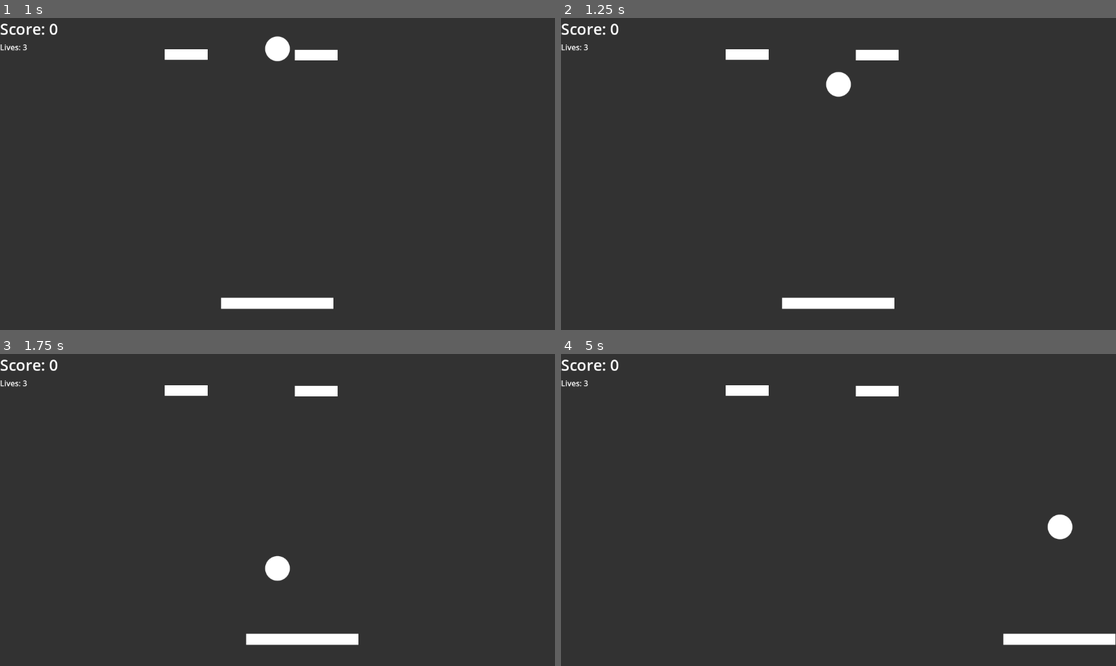
Above: before the commit, frames 1-4 (two rows, left to right).
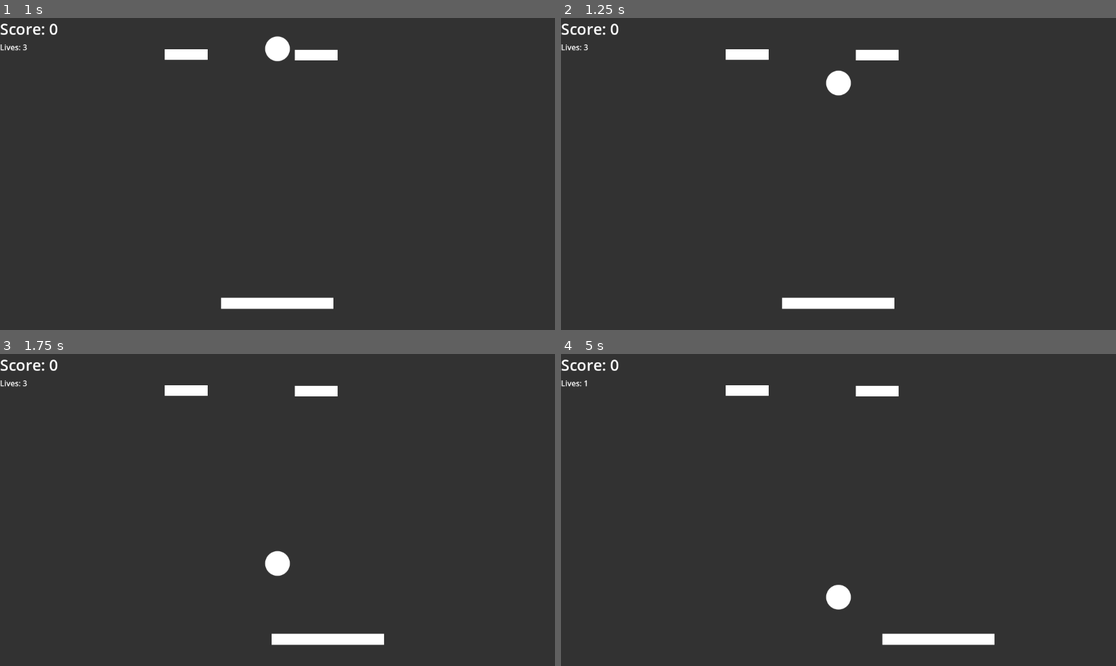
Above: after the commit, the same moments.

Repository: Aratch/20gch-02-breakout
Game: Godot game, scene res://main.tscn
Two runs of this game, one before a commit and one after it. Both use one fixed random seed, a clock stepped at 60 frames per second and the inputs below.
Inputs:
- Up to frame 1 (1 s): click "Start Game" at 0.5 s
- Up to frame 2 (1.25 s): no input
- Up to frame 3 (1.75 s): hold D (move_right) from 1.28 s (still down)
- Up to frame 4 (5 s): release D (move_right) at 2.03 s; hold A (move_left) 2.03-2.78 s; hold D (move_right) 2.78-4.28 s; hold A (move_left) from 4.28 s (still down)

Frame 1 is identical in both runs. In frame 2, less than 0.1% of the frame differs, in the area x 47-53%, y 16-26%; in frame 3, 0.5%; in frame 4, 2.1%, in the area x 4-100%, y 8-94%.

Commit message:
Make ball speed up only after breaking a brick; make paddle movement smoother

Diff:
--- a/scripts/ball.gd
+++ b/scripts/ball.gd
@@ -54,6 +54,8 @@
 		get_owner().game_ready.connect(_on_game_ready)
 		EventBus.game_paused.connect(pause)
 		EventBus.game_unpaused.connect(unpause)
+		EventBus.brick_broken.connect(func(_which: Brick):
+			current_speed += 15.0)
 
 func _on_game_ready() -> void:
 	_start_game()
@@ -64,7 +66,6 @@
 
 	var collision := move_and_collide(velocity * delta * current_speed)
 	if collision:
-		current_speed += 15.0
 		var normal := collision.get_normal()
 		var collider := collision.get_collider()
 		if collider:
@@ -72,7 +73,6 @@
 			if collider is Brick:
 				var brick = collider as Brick
 				brick.take_damage()
-
 			if collider is CharacterBody2D:
 				collider_velocity = (collider as CharacterBody2D).velocity
 				velocity = (normal + 0.001 * collider_velocity).normalized()
--- a/scripts/paddle.gd
+++ b/scripts/paddle.gd
@@ -5,7 +5,8 @@
 var collision_shape : RectangleShape2D
 var color_rect : ColorRect
 
-const SPEED = 500.0
+const SPEED = 800.0
+const ACCEL = 1000.0
 
 var direction : float
 
@@ -50,15 +51,14 @@
 		return
 
 	direction = Input.get_axis(InputActions.MOVE_LEFT, InputActions.MOVE_RIGHT)
-
-	const accel = 500.0
-
 	if direction:
 		var desired_velocity := direction * SPEED
-		velocity.x = move_toward(velocity.x, desired_velocity, delta * accel)
+		velocity.x = move_toward(velocity.x, desired_velocity, delta * ACCEL)
 	elif not direction and not is_zero_approx(velocity.x):
-		velocity = velocity.move_toward(Vector2.ZERO, delta * accel)
+		velocity = velocity.move_toward(Vector2.ZERO, 2.0 * delta * ACCEL)
 
 	var collision := move_and_collide(velocity * delta)
 	if collision:
-		pass # this works as expected
+		if collision.get_collider() is StaticBody2D:
+			# Assuming that we're hitting Boundaries (StaticBody2D)
+			velocity = Vector2.ZERO
